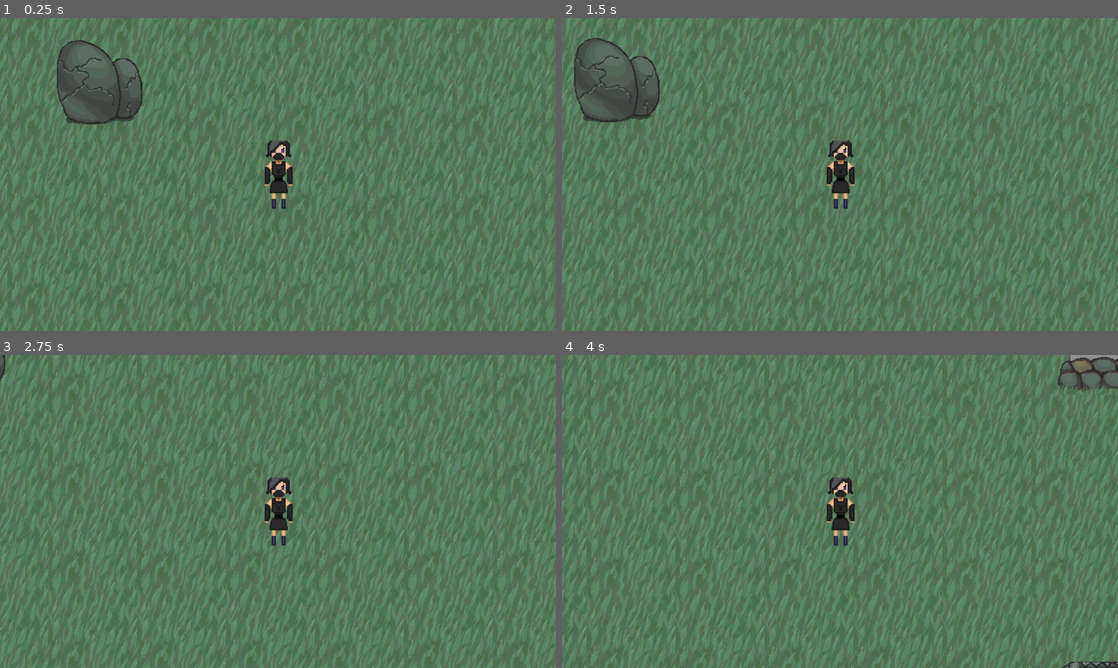
Above: before the commit, frames 1-4 (two rows, left to right).
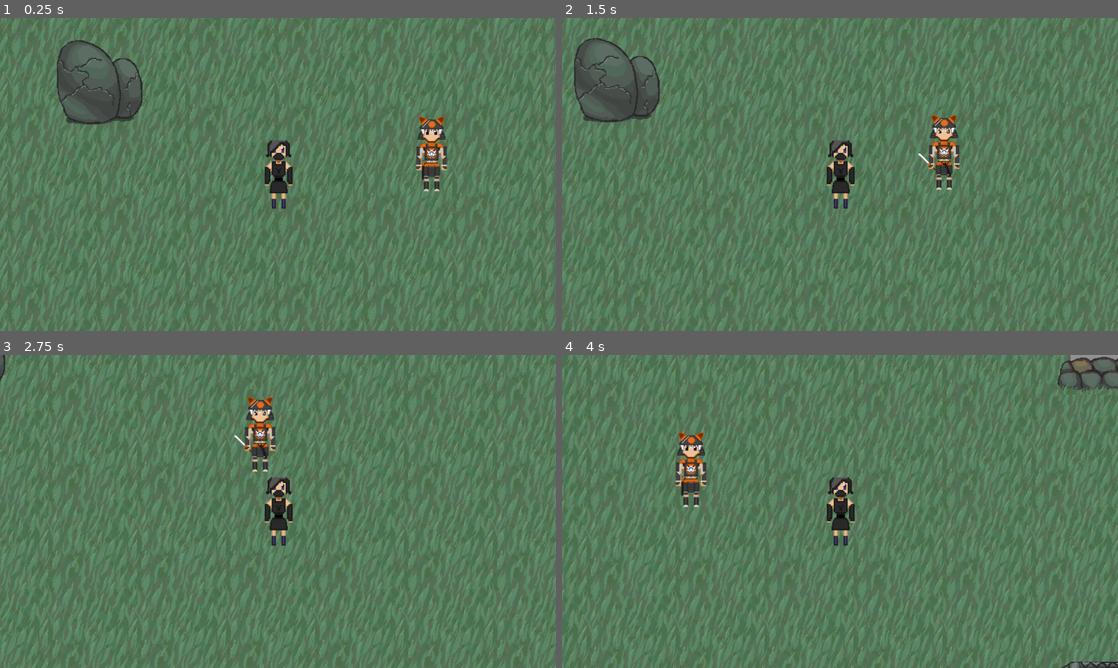
Above: after the commit, the same moments.

Repository: acknapp/silent-return
Game: Godot game, scene res://Main.tscn
The game is run twice, just before and just after one commit, with the same random seed, the same clock (stepped at 60 frames per second) and the same inputs.
Inputs:
- Up to frame 1 (0.25 s): no input
- Up to frame 2 (1.5 s): tap Enter (ui_accept) at 0.5, 0.77 s; hold Right (ui_right) 0.53-1.28 s; hold D (disguise_dragon) 0.53-1.28 s; hold Down (ui_down) from 1.28 s (still down); tap T (disguise_tiger) at 1.35 s
- Up to frame 3 (2.75 s): tap Enter (ui_accept) at 1.52 s; release Down (ui_down) at 2.03 s; hold Right (ui_right) from 2.03 s (still down); hold D (disguise_dragon) from 2.03 s (still down)
- Up to frame 4 (4 s): release Right (ui_right) at 2.78 s; release D (disguise_dragon) at 2.78 s; hold Up (ui_up) 2.78-3.53 s; tap T (disguise_tiger) at 2.85 s; tap Enter (ui_accept) at 3.02, 3.77 s; hold Left (ui_left) from 3.53 s (still down); hold D (disguise_dragon) from 3.53 s (still down)

The runs differ from the first frame. In frame 1, 0.9% of the frame differs, in the area x 74-81%, y 31-56%; in frame 2, 0.9%; in frame 3, 0.9%; in frame 4, 0.9%, in the area x 20-26%, y 24-49%.

Commit message:
enemies can hurt player

Diff:
--- a/Enemies/EnemyTemplate.gd
+++ b/Enemies/EnemyTemplate.gd
@@ -36,7 +36,6 @@
 onready var animationPlayer = $AnimationPlayer
 
 signal subdued
-
 
 func _ready():
 	state = pick_random_state([IDLE, WANDER])
@@ -79,6 +78,9 @@
 		velocity += softCollision.get_push_vector() * delta * 400
 	velocity = move_and_slide(velocity)
 
+func _on_HitBox_body_entered(body):
+	if body.has_method("hurt"):
+		body.hurt()
 
 func get_facing_direction(vec_to_location):
 	var facing_vec = get_facing_vector(vec_to_location)
--- a/Enemies/EnemyTemplate.tscn
+++ b/Enemies/EnemyTemplate.tscn
@@ -44,3 +44,5 @@
 [node name="VisibilityEnabler2D" type="VisibilityEnabler2D" parent="."]
 process_parent = true
 physics_process_parent = true
+
+[connection signal="body_entered" from="HitBox" to="." method="_on_HitBox_body_entered"]
--- a/Enemies/GreyDragonAshigaru.tscn
+++ b/Enemies/GreyDragonAshigaru.tscn
@@ -7,14 +7,14 @@
 
 [sub_resource type="SpriteFrames" id=1]
 animations = [ {
+"frames": [ ExtResource( 2 ) ],
+"loop": true,
+"name": "alert",
+"speed": 5.0
+}, {
 "frames": [ ExtResource( 3 ) ],
 "loop": true,
 "name": "idle",
-"speed": 5.0
-}, {
-"frames": [ ExtResource( 2 ) ],
-"loop": true,
-"name": "alert",
 "speed": 5.0
 } ]
 
@@ -38,6 +38,7 @@
 radius = 168.662
 
 [node name="GreyDragonAshigaru" instance=ExtResource( 1 )]
+collision_layer = 80
 script = ExtResource( 4 )
 
 [node name="AnimatedSprite" parent="." index="0"]
--- a/Enemies/GreyDragonSamurai.tscn
+++ b/Enemies/GreyDragonSamurai.tscn
@@ -7,14 +7,14 @@
 
 [sub_resource type="SpriteFrames" id=6]
 animations = [ {
+"frames": [ ExtResource( 4 ) ],
+"loop": true,
+"name": "alert",
+"speed": 5.0
+}, {
 "frames": [ ExtResource( 3 ) ],
 "loop": true,
 "name": "idle",
-"speed": 5.0
-}, {
-"frames": [ ExtResource( 4 ) ],
-"loop": true,
-"name": "alert",
 "speed": 5.0
 } ]
 
@@ -38,6 +38,7 @@
 radius = 218.324
 
 [node name="GreyDragonSamurai" instance=ExtResource( 1 )]
+collision_layer = 80
 script = ExtResource( 2 )
 
 [node name="AnimatedSprite" parent="." index="0"]
--- a/Enemies/WhiteTigerAshigaru.tscn
+++ b/Enemies/WhiteTigerAshigaru.tscn
@@ -7,14 +7,14 @@
 
 [sub_resource type="SpriteFrames" id=1]
 animations = [ {
+"frames": [ ExtResource( 2 ) ],
+"loop": true,
+"name": "alert",
+"speed": 5.0
+}, {
 "frames": [ ExtResource( 3 ) ],
 "loop": true,
 "name": "idle",
-"speed": 5.0
-}, {
-"frames": [ ExtResource( 2 ) ],
-"loop": true,
-"name": "alert",
 "speed": 5.0
 } ]
 
@@ -38,6 +38,7 @@
 radius = 186.578
 
 [node name="WhiteTigerAshigaru" instance=ExtResource( 1 )]
+collision_layer = 144
 script = ExtResource( 4 )
 
 [node name="AnimatedSprite" parent="." index="0"]
--- a/Enemies/WhiteTigerSamurai.tscn
+++ b/Enemies/WhiteTigerSamurai.tscn
@@ -7,28 +7,27 @@
 
 [sub_resource type="SpriteFrames" id=10]
 animations = [ {
+"frames": [ ExtResource( 4 ) ],
+"loop": true,
+"name": "alert",
+"speed": 5.0
+}, {
 "frames": [ ExtResource( 3 ) ],
 "loop": true,
 "name": "idle",
 "speed": 5.0
-}, {
-"frames": [ ExtResource( 4 ) ],
-"loop": true,
-"name": "alert",
-"speed": 5.0
 } ]
 
 [sub_resource type="CapsuleShape2D" id=9]
-radius = 16.2152
-height = 71.6582
+height = 24.0
 
 [sub_resource type="CapsuleShape2D" id=8]
 radius = 11.5902
 height = 77.3613
 
 [sub_resource type="CapsuleShape2D" id=7]
-radius = 18.3174
-height = 69.1355
+radius = 34.0
+height = 101.365
 
 [sub_resource type="CapsuleShape2D" id=6]
 radius = 20.4196
@@ -38,6 +37,7 @@
 radius = 200.808
 
 [node name="WhiteTigerSamurai" instance=ExtResource( 1 )]
+collision_layer = 144
 script = ExtResource( 2 )
 min_speed = 85
 max_speed = 150
@@ -48,7 +48,12 @@
 animation = "idle"
 
 [node name="CollisionShape2D" parent="." index="1"]
+position = Vector2( 0, 46 )
+rotation = 1.5708
 shape = SubResource( 9 )
+
+[node name="Hurtbox" parent="." index="2"]
+visible = false
 
 [node name="CollisionShape2D" parent="Hurtbox" index="0"]
 shape = SubResource( 8 )
@@ -56,10 +61,14 @@
 [node name="CollisionShape2D" parent="HitBox" index="0"]
 shape = SubResource( 7 )
 
+[node name="SoftCollision" parent="." index="4"]
+visible = false
+
 [node name="CollisionShape2D" parent="SoftCollision" index="0"]
 shape = SubResource( 6 )
 
 [node name="PlayerDetectionZone" parent="." index="5"]
+visible = false
 collision_mask = 66
 
 [node name="CollisionShape2D" parent="PlayerDetectionZone" index="0"]
--- a/Main.tscn
+++ b/Main.tscn
@@ -289,6 +289,9 @@
 [node name="WhiteTigerSamurai3" parent="YSort" instance=ExtResource( 4 )]
 position = Vector2( 1080, 88 )
 
+[node name="WhiteTigerSamurai_TEST" parent="YSort" instance=ExtResource( 4 )]
+position = Vector2( 957, -458 )
+
 [node name="WhiteTigerSamurai4" parent="YSort" instance=ExtResource( 4 )]
 position = Vector2( 2056, -368 )
 
--- a/Overlap/Hurtbox.tscn
+++ b/Overlap/Hurtbox.tscn
@@ -1,11 +1,16 @@
-[gd_scene load_steps=2 format=2]
+[gd_scene load_steps=3 format=2]
 
 [ext_resource path="res://Overlap/Hurtbox.gd" type="Script" id=1]
+
+[sub_resource type="CapsuleShape2D" id=1]
+radius = 17.0
+height = 22.0
 
 [node name="Hurtbox" type="Area2D"]
 script = ExtResource( 1 )
 
 [node name="CollisionShape2D" type="CollisionShape2D" parent="."]
+shape = SubResource( 1 )
 
 [node name="Timer" type="Timer" parent="."]
 
--- a/Player/Player.gd
+++ b/Player/Player.gd
@@ -11,25 +11,28 @@
 	PLACE
 }
 
-export var ACCELERATION = 160
-export var MAX_SPEED = 80
-export var FRICTION = 500
+export var ACCELERATION = 1
+export var MAX_SPEED = 180
+export var FRICTION = 1500
 
 onready var whiteTiger = $Sprites/WhiteTiger
 onready var greyDragon = $Sprites/GreyDragon
 onready var ninja = $Sprites/Ninja
+onready var stats = $Health
+onready var hurtInvincibilityTimer = $HurtInvincibilityTimer
 
 # TODO:
-# var stats = PlayerStats
 var velocity = Vector2.ZERO
 var state = MOVE
 var transforming = false
 var disguise = null
+var invincible := false
 
 
 
 func _ready():
 	disguise = ninja
+	hurtInvincibilityTimer.connect("timeout", self, "_on_Hurtbox_invincibility_timeout")
 
 
 func _physics_process(delta):
@@ -73,6 +76,12 @@
 	for disguise in all_disguises:
 		disguise.visible = false
 
+func hurt():
+	printerr("HURT")
+	# play hurt animation
+	# bounce away?
+	stats.health = stats.health - 1
+	invincible = true
 
 func _on_ChangingHitBox_area_entered(area):
 	hide_disguises()
@@ -83,3 +92,6 @@
 
 func _on_ChangingTimer_timeout():
 	disguise.visible = true
+
+func _on_Hurtbox_invincibility_timeout():
+	invincible = false
--- a/Player/Player.tscn
+++ b/Player/Player.tscn
@@ -1,18 +1,14 @@
-[gd_scene load_steps=13 format=2]
+[gd_scene load_steps=12 format=2]
 
 [ext_resource path="res://assets/entities/player/animations/ninja-walk-forward.png" type="Texture" id=1]
 [ext_resource path="res://Player/Player.gd" type="Script" id=2]
-[ext_resource path="res://Overlap/Hurtbox.tscn" type="PackedScene" id=3]
 [ext_resource path="res://assets/entities/player/animations/ninja-dragon-samurai-walk-forward.png" type="Texture" id=4]
 [ext_resource path="res://assets/entities/player/player tiger samurai.png" type="Texture" id=5]
+[ext_resource path="res://Util/Stats.tscn" type="PackedScene" id=6]
 
 [sub_resource type="CapsuleShape2D" id=1]
-radius = 18.4465
-height = 65.5583
-
-[sub_resource type="CapsuleShape2D" id=2]
-radius = 16.5161
-height = 64.8679
+radius = 12.0
+height = 30.0
 
 [sub_resource type="CapsuleShape2D" id=3]
 radius = 28.5026
@@ -46,12 +42,14 @@
 [sub_resource type="AnimationNodeStateMachinePlayback" id=6]
 
 [node name="Player" type="KinematicBody2D"]
-collision_layer = 3
+collision_layer = 7
 collision_mask = 9
 script = ExtResource( 2 )
 ACCELERATION = 200
 
 [node name="WorldCollisionShape2D" type="CollisionShape2D" parent="."]
+position = Vector2( 1, 47 )
+rotation = 1.5708
 shape = SubResource( 1 )
 
 [node name="Sprites" type="YSort" parent="."]
@@ -69,12 +67,8 @@
 texture = ExtResource( 4 )
 hframes = 4
 
-[node name="Hurtbox" parent="." instance=ExtResource( 3 )]
-
-[node name="CollisionShape2D" parent="Hurtbox" index="0"]
-shape = SubResource( 2 )
-
 [node name="ChangingHitBox" type="Area2D" parent="."]
+visible = false
 collision_layer = 0
 collision_mask = 256
 
@@ -92,7 +86,9 @@
 anim_player = NodePath("../AnimationPlayer")
 parameters/playback = SubResource( 6 )
 
+[node name="Health" parent="." instance=ExtResource( 6 )]
+
+[node name="HurtInvincibilityTimer" type="Timer" parent="."]
+
 [connection signal="area_entered" from="ChangingHitBox" to="." method="_on_ChangingHitBox_area_entered"]
 [connection signal="timeout" from="ChangingHitBox/ChangingTimer" to="." method="_on_ChangingTimer_timeout"]
-
-[editable path="Hurtbox"]
--- a/project.godot
+++ b/project.godot
@@ -23,12 +23,12 @@
 
 disguise_tiger={
 "deadzone": 0.5,
-"events": [ Object(InputEventKey,"resource_local_to_scene":false,"resource_name":"","device":0,"alt":false,"shift":false,"control":false,"meta":false,"command":false,"pressed":false,"scancode":84,"unicode":0,"echo":false,"script":null)
+"events": [ Object(InputEventKey,"resource_local_to_scene":false,"resource_name":"","device":0,"alt":false,"shift":false,"control":false,"meta":false,"command":false,"pressed":false,"scancode":84,"physical_scancode":0,"unicode":0,"echo":false,"script":null)
  ]
 }
 disguise_dragon={
 "deadzone": 0.5,
-"events": [ Object(InputEventKey,"resource_local_to_scene":false,"resource_name":"","device":0,"alt":false,"shift":false,"control":false,"meta":false,"command":false,"pressed":false,"scancode":68,"unicode":0,"echo":false,"script":null)
+"events": [ Object(InputEventKey,"resource_local_to_scene":false,"resource_name":"","device":0,"alt":false,"shift":false,"control":false,"meta":false,"command":false,"pressed":false,"scancode":68,"physical_scancode":0,"unicode":0,"echo":false,"script":null)
  ]
 }
 tilesize={
